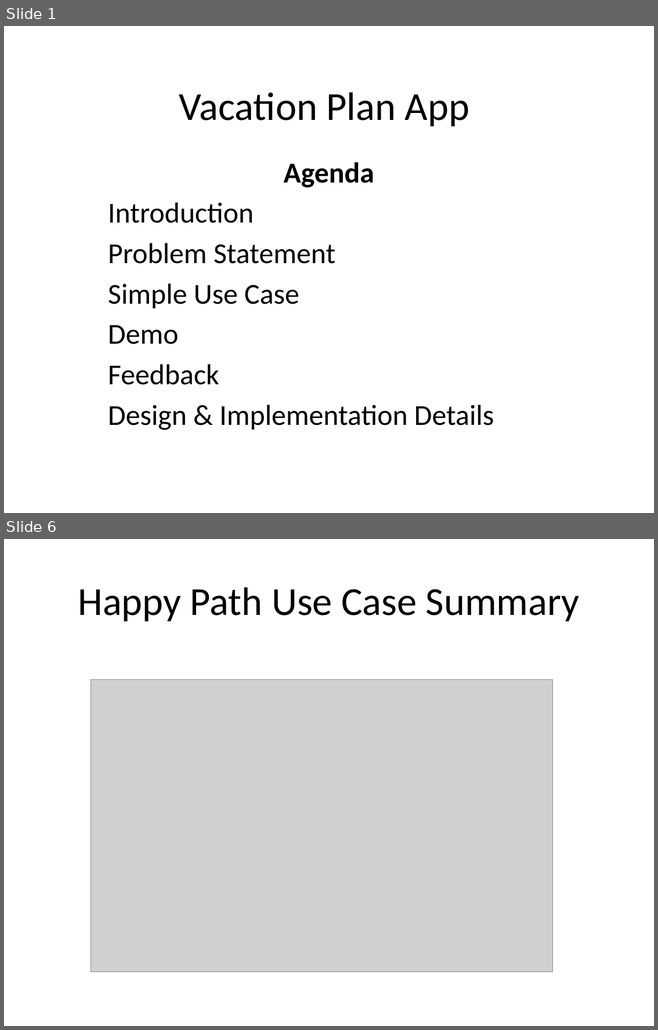
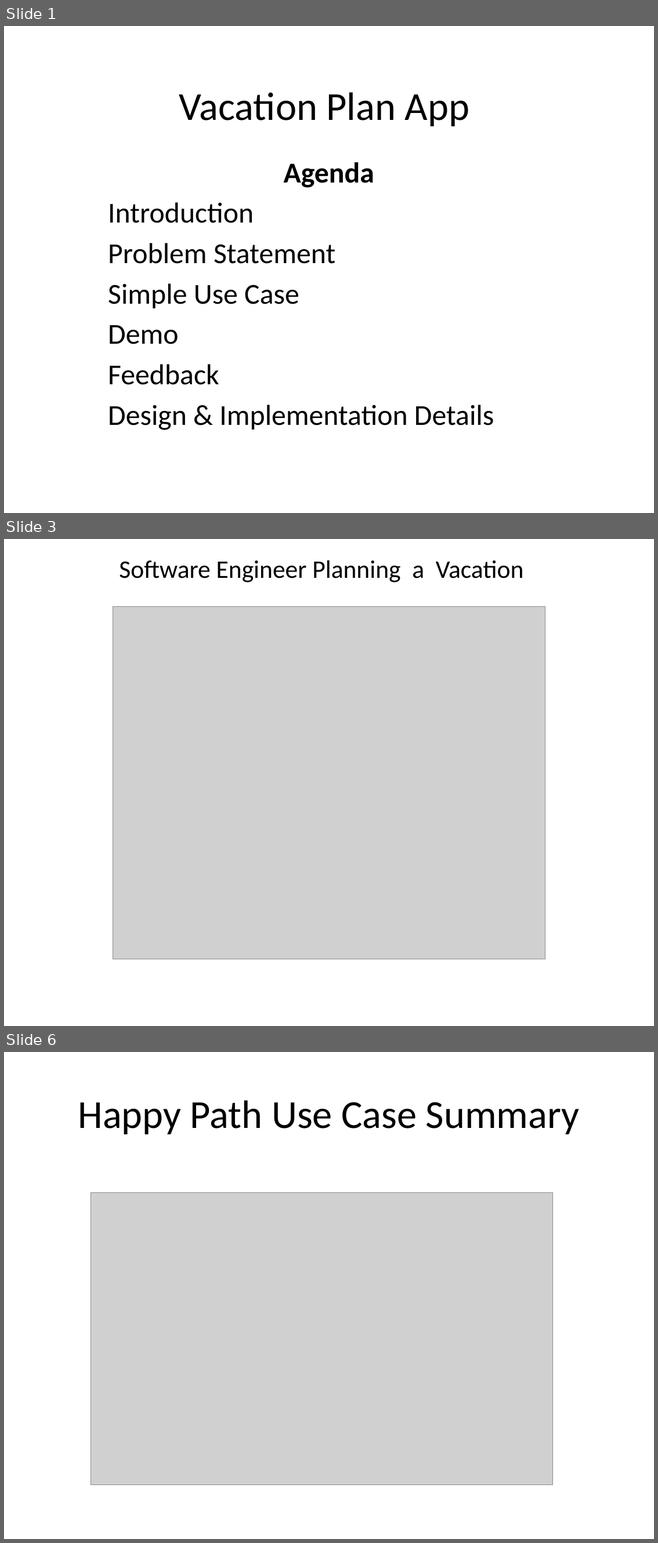
Before and after one commit to dreamer42/SEIS752-Vacation, a slide deck: docs/Presentation.pptx. Shown one above the other, each under a label of ours: slides 1 and 6 before the commit, slides 1, 3 and 6 after it; the slides between them are not shown. The pictures are 658x1030 and 658x1543 pixels, drawn with LibreOffice and Linux fonts; fonts in the diff are those of the drawing; grey boxes stand for pictures. Boxes give left, top, right and bottom in pixels: in the first picture for what was removed or moved away, otherwise in the second. Text is boxed around its words. In the diff, an @@ line names an element or a change of style, - is before the commit and + after.

```diff
--- a/docs/Presentation.pptx
+++ b/docs/Presentation.pptx
@@ slide 3 added at <box>4,539,654,1026</box>, background #FFFFFF @@
@@ text added at <box>119,560,524,583</box>, 28 pt, text #000000 @@
+Software Engineer Planning a Vacation
@@ picture added at <box>112,606,545,959</box> @@
```
Also in this commit, not shown: 2 slides changed, 4 other slides added, 3 slides removed, 1 other file.
